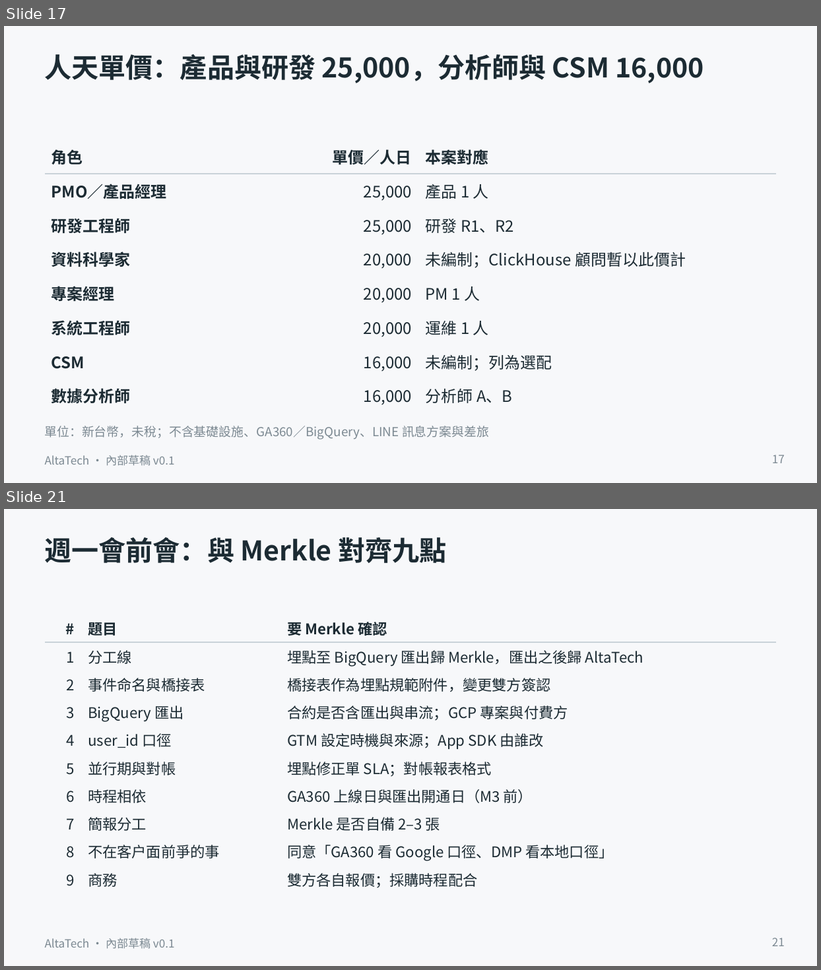
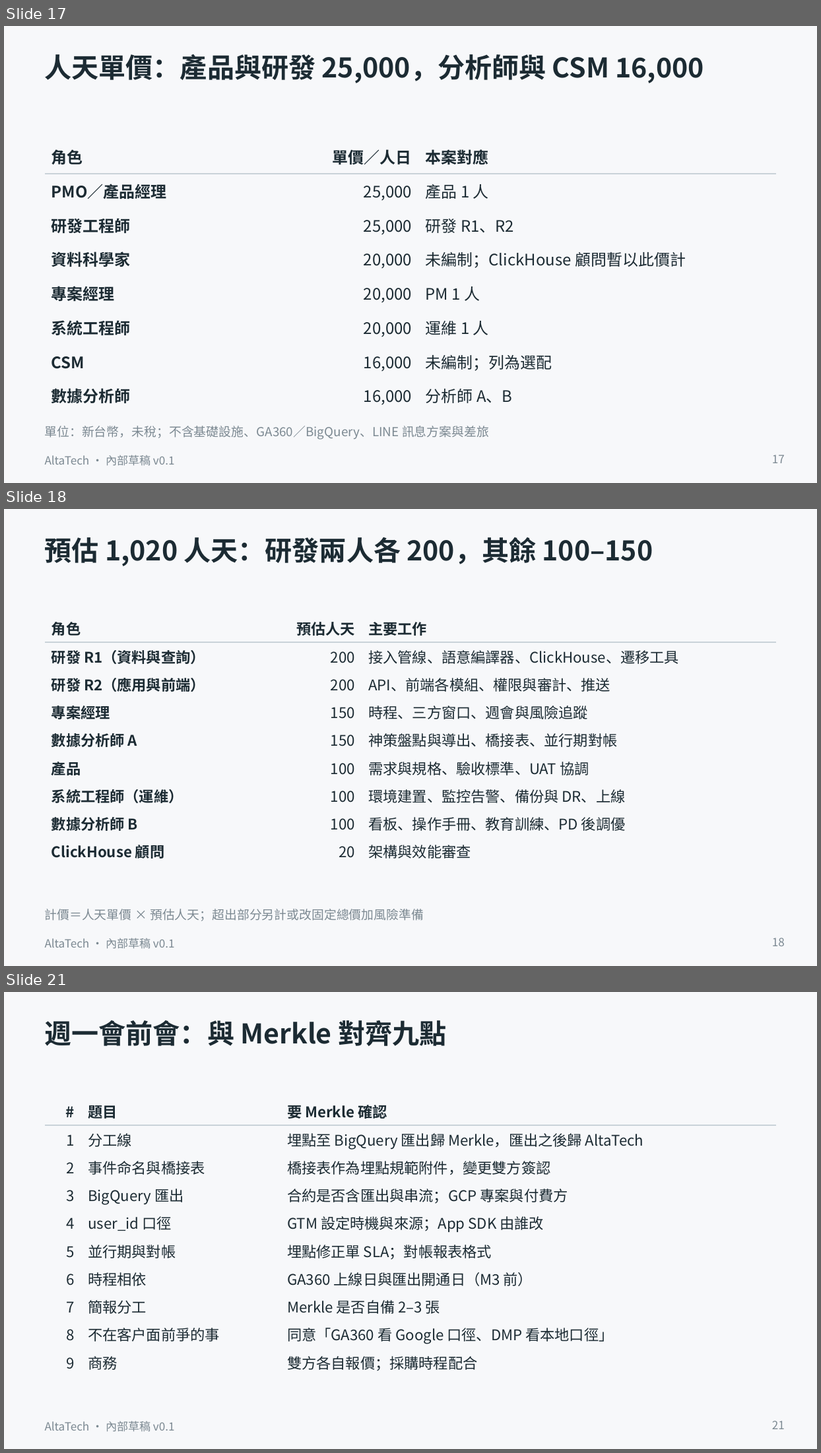
Before and after one commit to ALTA-TECH2025/altatech-dmp, a slide deck: docs/decks/sinopac-dmp-proposal-v0.1.pptx. Shown one above the other, each under a label of ours: slides 17 and 21 before the commit, slides 17, 18 and 21 after it; the slides between them are not shown. The pictures are 821x970 and 821x1453 pixels, drawn with LibreOffice and Linux fonts; fonts in the diff are those of the drawing. Boxes give left, top, right and bottom in pixels: in the first picture for what was removed or moved away, otherwise in the second. Text is boxed around its words. In the diff, an @@ line names an element or a change of style, - is before the commit and + after.

```diff
--- a/docs/decks/sinopac-dmp-proposal-v0.1.pptx
+++ b/docs/decks/sinopac-dmp-proposal-v0.1.pptx
@@ slide 18 added at (x1=4, y1=509, x2=817, y2=966), background #F7F8FA; not listed: 1 template element that a slide beside it also shows @@
@@ title added at (x1=45, y1=537, x2=653, y2=566), 24 pt, text #1C2B33, bold @@
+預估 1,020 人天：研發兩人各 200，其餘 100–150
@@ table added at (x1=45, y1=615, x2=776, y2=864), 9 rows, 3 columns @@
+角色 | 預估人天 | 主要工作
+研發 R1（資料與查詢） | 200 | 接入管線、語意編譯器、ClickHouse、遷移工具
+研發 R2（應用與前端） | 200 | API、前端各模組、權限與審計、推送
+專案經理 | 150 | 時程、三方窗口、週會與風險追蹤
+數據分析師 A | 150 | 神策盤點與導出、橋接表、並行期對帳
+產品 | 100 | 需求與規格、驗收標準、UAT 協調
+系統工程師（運維） | 100 | 環境建置、監控告警、備份與 DR、上線
+數據分析師 B | 100 | 看板、操作手冊、教育訓練、PD 後調優
+ClickHouse 顧問 | 20 | 架構與效能審查
@@ text added at (x1=45, y1=909, x2=424, y2=921), 11 pt, text #7C8992 @@
+計價＝人天單價 × 預估人天；超出部分另計或改固定總價加風險準備
@@ page number added at (x1=772, y1=938, x2=785, y2=947), 10 pt, text #7C8992 @@
+18
```
Also in this commit, not shown: 2 slides changed, 1 slide removed, 2 other files.
